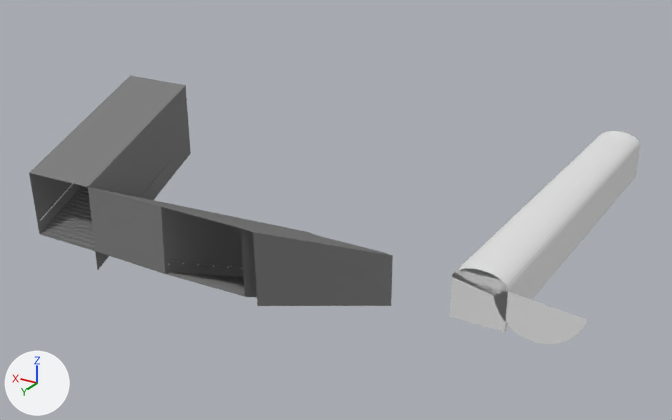
A saved change to the Blender file SourceAssets/Environments/Subway/SubwayBlockout.blend.
The view is the same before and after, from a 50 mm lens placed at (-33.8, 85.5, 42.7), pointed at (6.9, 17.6, 8.8). The axes (+X, +Y, +Z) are drawn at lower left. The lights are the same throughout. The first picture is the older version.

In view in the first picture: 'Entry Stairs', 'Stairs', 'Train'.
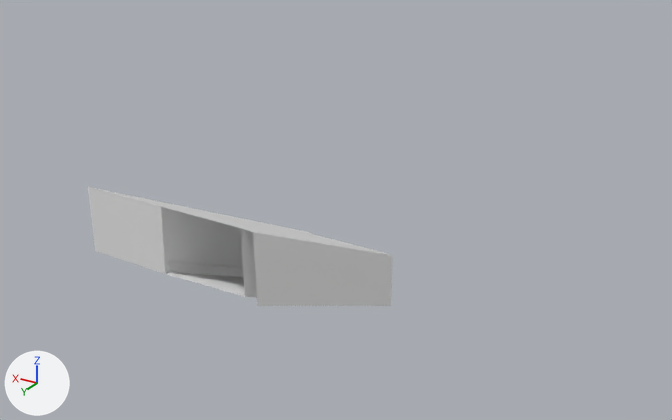
Commit message: More entry work

Pixel boxes [x1, y1, x2, y2] of what changed, in the pictures (672 x 420 px):
'Train', hidden: before [450, 131, 640, 344]
'Entry Stairs', hidden: before [29, 75, 191, 271]
part 1 of me_ucx_1m_cube_002, recoloured (grey to white): [166, 272, 256, 298] in both
part 2 of me_ucx_1m_cube_002, recoloured (grey to white): [90, 187, 393, 306] in both
part 3 of me_ucx_1m_cube_002, recoloured (grey to white): [88, 187, 165, 274] in both
part 4 of me_ucx_1m_cube_002, recoloured: [167, 261, 243, 269] in both
part 5 of me_ucx_1m_cube_003, recoloured: before [40, 158, 180, 251]
part 6 of me_ucx_1m_cube_003, recoloured: before [29, 75, 191, 271]
part 7 of me_ucx_1m_cube_003, recoloured: before [40, 183, 73, 221]

The change in detail:
Material 'Entry Stairway Stairs' (mat_entry_stairway_stairs) is new.
Its base color is (0.8, 0.8, 0.8) (white #e7e7e7).
Material 'Entry Stairway Walls' (mat_entry_stairway_walls) is new.
Its base color is (0.8, 0.8, 0.8) (white #e7e7e7).
Material 'Walls' (mat_walls) is new.
Its base color is (0.8, 0.8, 0.8) (white #e7e7e7).
Material 'Stairs' (mat_stairs) is new.
Its base color is (0.8, 0.8, 0.8) (white #e7e7e7).
me_ucx_1m_cube_002 has 4394 vertices, 4094 faces and spans x -2.4..11.7, y 23.9..43.1, z 4.5..18.8.
me_ucx_1m_cube_002 is used by ob_stairs; location (0.0, 0.0, 0.0).
me_ucx_1m_cube_002 part 1: all 119 faces centred in x 2.1..2.3, y 24.2..42.8, z 4.7..13.8 switch from mat_popcornceiling1_mi (grey #808080) to mat_stairs (white #e7e7e7).
me_ucx_1m_cube_002 part 2: all 7 faces centred in x -2.4..8.9, y 33.4..33.6, z 11.5..14.0 switch from mat_popcornceiling1_mi (grey #808080) to mat_walls (white #e7e7e7).
me_ucx_1m_cube_002 part 3: the 1 face centred in x 8.4, y 43.0, z 16.3 switches from mat_popcornceiling1_mi (grey #808080) to mat_walls (white #e7e7e7).
me_ucx_1m_cube_002 part 4: all 3965 faces that had it switch from mat_material_002 (picture img_entrancehandrails_png) to mat_stairs (white #e7e7e7).
me_ucx_1m_cube_003 has 3911 vertices, 3773 faces and spans x 11.68..17.33, y 31.93..43.09, z 12.28..23.37.
me_ucx_1m_cube_003 is used by ob_entry_stairs; location (0.0, 0.0, 0.0).
me_ucx_1m_cube_003 part 5: all 53 faces centred in x 14.5..14.62, y 33.39..42.87, z 13.84..17.86 switch from mat_popcornceiling1_mi (grey #808080) to mat_entry_stairway_stairs (white #e7e7e7).
me_ucx_1m_cube_003 part 6: all 3 faces centred in x 11.72..17.33, y 37.41..37.47, z 18.07..21.07 switch from mat_popcornceiling1_mi (grey #808080) to mat_entry_stairway_walls (white #e7e7e7).
me_ucx_1m_cube_003 part 7: 1858 of the faces centred in x 17.15..17.31, y 34.45..41.98, z 15.3..18.96 switch from mat_material_002 (picture img_entrancehandrails_png) to mat_entry_stairway_stairs (white #e7e7e7).
Object 'Train' (ob_train) is now hidden.
Object 'Entry Stairs' (ob_entry_stairs) is now hidden.
